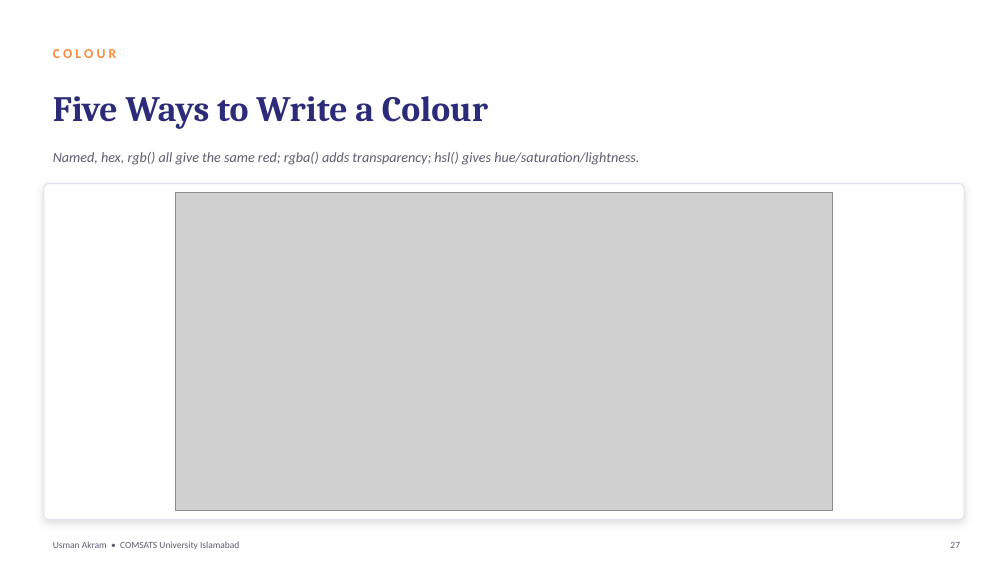
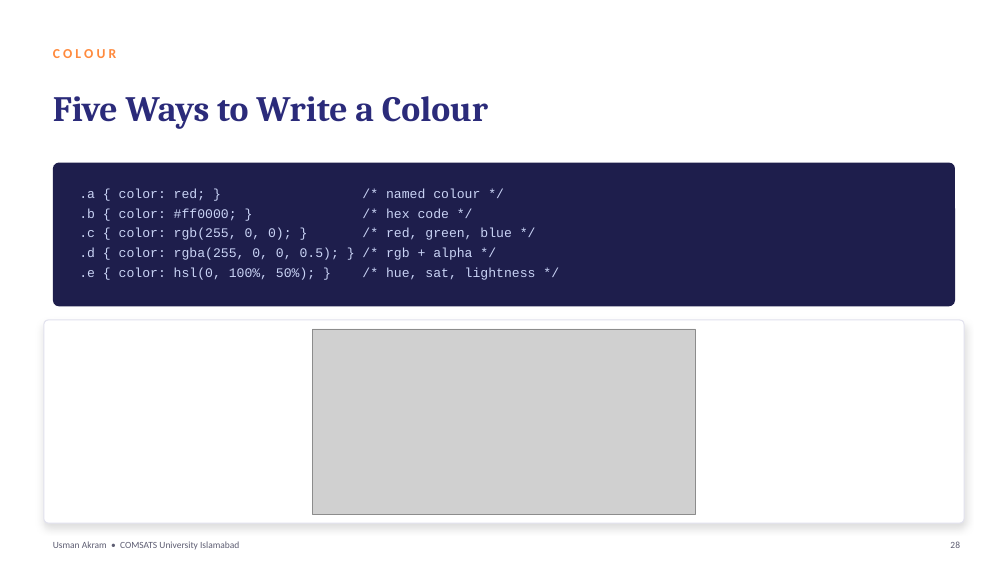
Before and after one commit to mua22/mern-web-book, a slide deck: slide 28 of slides/CSC336-Lecture-05-CSS-Fundamentals.pptx (slide 27 before the commit). Drawn at 1008x567 pixels with LibreOffice and Linux fonts; fonts in the diff are those of the drawing; grey boxes stand for pictures. Boxes give left, top, right and bottom in pixels: in the first picture for what was removed or moved away, otherwise in the second. Text is boxed around its words. In the diff, an @@ line names an element or a change of style, - is before the commit and + after.

```diff
--- a/slides/CSC336-Lecture-05-CSS-Fundamentals.pptx
+++ b/slides/CSC336-Lecture-05-CSS-Fundamentals.pptx
@@ text removed at [53, 152, 639, 165] @@
-Named, hex, rgb() all give the same red; rgba() adds transparency; hsl() gives hue/saturation/lightness.
@@ rounded rectangle added at [53, 163, 955, 306], fill #1E1E4C @@
@@ text added at [79, 189, 536, 280], 12.5 pt, text #C9D3F5 @@
+.a { color: red; } /* named colour */
+.b { color: #ff0000; } /* hex code */
+.c { color: rgb(255, 0, 0); } /* red, green, blue */
+.d { color: rgba(255, 0, 0, 0.5); } /* rgb + alpha */
+.e { color: hsl(0, 100%, 50%); } /* hue, sat, lightness */
@@ rounded rectangle: place and size @@
-rounded rectangle at [44, 184, 964, 520]
+rounded rectangle at [44, 320, 964, 523]
@@ rounded rectangle at [44, 320, 964, 523]: proportions changed @@
@@ picture: place and size @@
-picture at [175, 193, 833, 510]
+picture at [313, 329, 696, 514]
```
Also in this commit, not shown: 27 other slides changed, 1 slide added, 2 other files.
